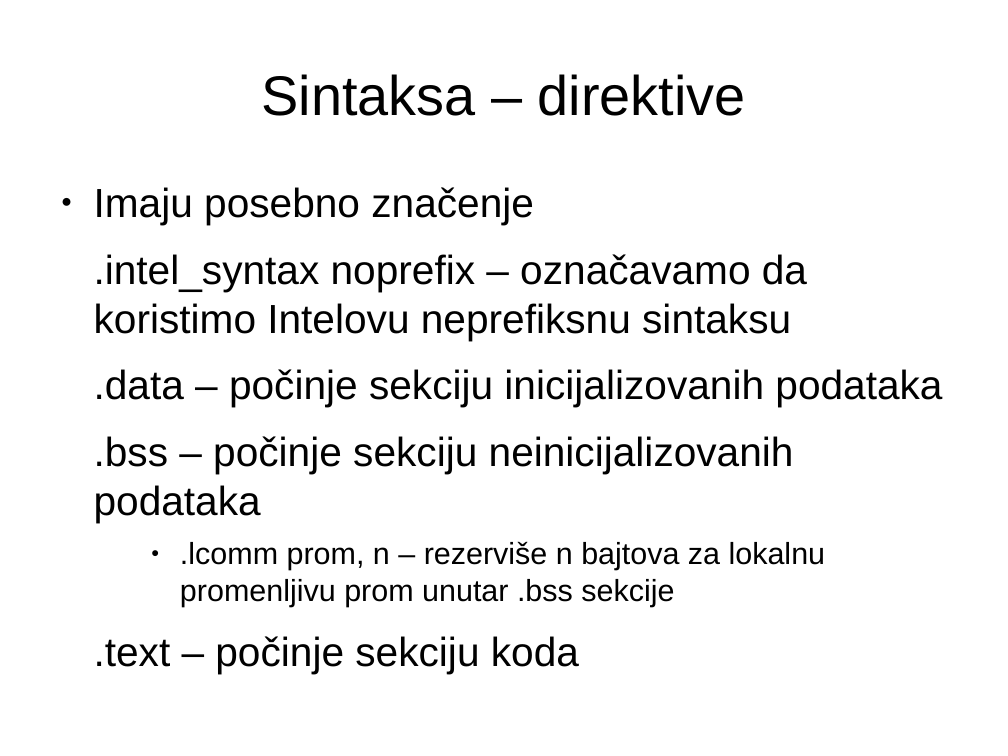
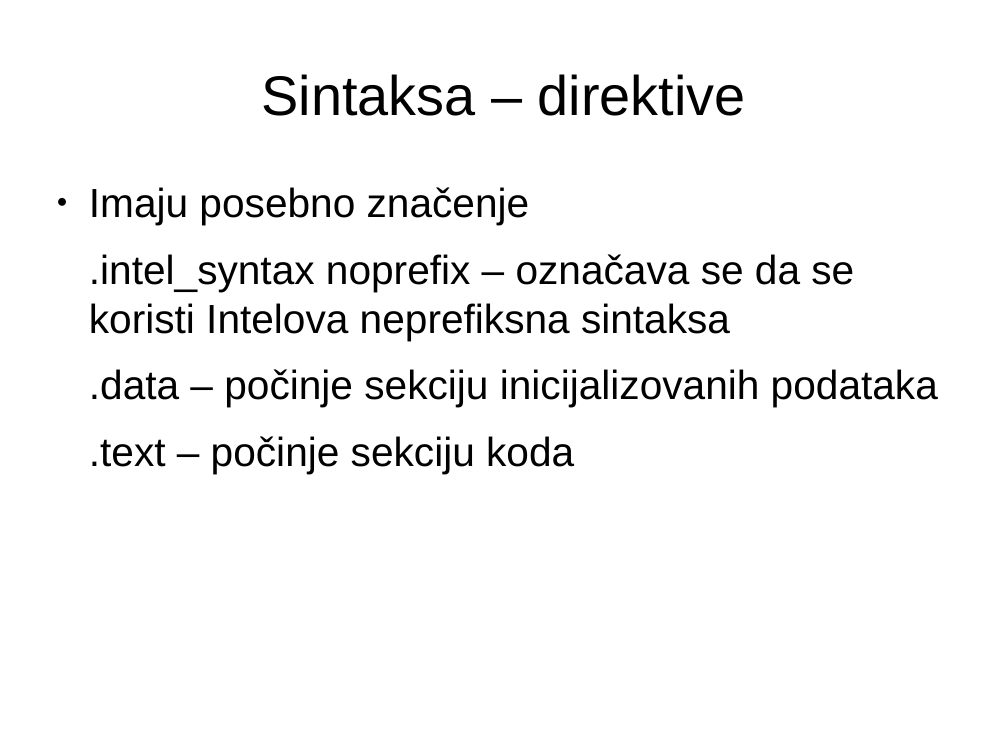
Before and after one commit to NikolaMilev/assembler-prezentacije, a slide deck: slide 5 of cas01/prez.odp. Drawn at 1008x756 pixels with LibreOffice and Linux fonts; fonts in the diff are those of the drawing. Boxes give left, top, right and bottom in pixels: in the first picture for what was removed or moved away, otherwise in the second. Text is boxed around its words. In the diff, an @@ line names an element or a change of style, - is before the commit and + after.

```diff
--- a/cas01/prez.odp
+++ b/cas01/prez.odp
@@ text at box(89, 254, 854, 340): text changed @@
-.intel_syntax noprefix – označavamo da koristimo Intelovu neprefiksnu sintaksu
+.intel_syntax noprefix – označava se da se koristi Intelova neprefiksna sintaksa
@@ text at box(94, 436, 826, 607): paragraphs removed @@
-.bss – počinje sekciju neinicijalizovanih podataka
-    ● .lcomm prom, n – rezerviše n bajtova za lokalnu promenljivu prom unutar .bss sekcije
```
Also in this commit, not shown: 13 other slides changed, 2 slides added, 1 slide removed, 2 other files.
